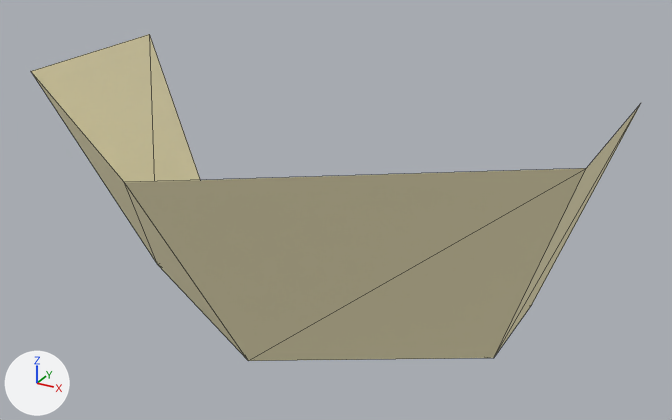
One commit to the glTF model assets/props/furniture/lampWall.glb: the scene before it, then after it.
Both versions are drawn from a camera (50 mm lens) standing at (0.173, -0.339, 0.193) and looking at (0.02, -0.06, 0.054). Lighting does not change. The marker at lower left points along +X, +Y and +Z. The picture after the commit comes second. Mesh edges are drawn as thin lines. Where no turn or scale is listed for an object, it has been applied to the vertices. Vertices at exactly the same position are counted once.

In view in the first picture: 'lampWall(Clone)'.
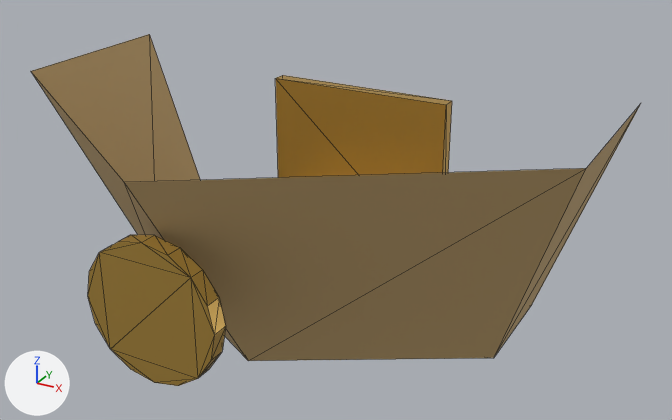
Changed parts and their boxes (x1, y1, x2, y2) in the pictures (672 x 420 px):
'lampWall(Clone)', reshaped (8% taller): before (31, 34, 641, 361); after (31, 34, 641, 386)
part 1 of me_mesh_lampwall, added (orange): after (275, 75, 452, 178)
part 2 of me_mesh_lampwall, added (orange): after (88, 235, 226, 386)
part 3 of me_mesh_lampwall, recoloured (beige to brown): (31, 34, 641, 361) in both

Patch to the scene script:
```diff
--- a/assets/props/furniture/lampWall.glb.py
+++ b/assets/props/furniture/lampWall.glb.py
@@ mat_brass_001 @@
+mat_brass_001 = principled_material('brass.001')
+mat_brass_001.base_color = (0.55, 0.34, 0.07)  # orange #c49e4b
+mat_brass_001.metallic = 0.6
+mat_brass_001.roughness = 0.4
@@ mat_shade_001 @@
+mat_shade_001 = principled_material('shade.001')
+mat_shade_001.base_color = (0.55, 0.38, 0.17)  # brown #c4a673
+mat_shade_001.roughness = 0.8
@@ me_mesh_lampwall @@
 # used by ob_lampwall_clone; location = (0.0, 0.0, 0.0)
-me_mesh_lampwall.from_pydata(...)  # 18 vertices, 27 faces; spans x -0.113..0.113, y -0.15..0.0, z 0.0..0.093
-me_mesh_lampwall.materials.append(mat_metal)  # white #dfeaec
+me_mesh_lampwall.from_pydata(...)  # 58 vertices, 99 faces; spans x -0.113..0.113, y -0.15..0.0, z 0.0..0.093
+# me_mesh_lampwall part 1: a new loose piece, a box spanning x -0.04..0.04, y -0.006..0.0, z 0.01..0.0828, in mat_brass_001 (orange #c49e4b)
+# me_mesh_lampwall part 2: a new loose piece, a 16-sided cylinder along y spanning x -0.025..0.025, y -0.1453..-0.1393, z 0.0214..0.0714, in mat_brass_001 (orange #c49e4b)
+# me_mesh_lampwall part 3: 15 faces spanning x -0.113..0.113, y -0.15..0.0, z 0.0..0.093 switch from mat_lamp (beige #fff5ca) to mat_shade_001 (brown #c4a673)
+me_mesh_lampwall.materials.append(mat_brass_001)  # orange #c49e4b
```
